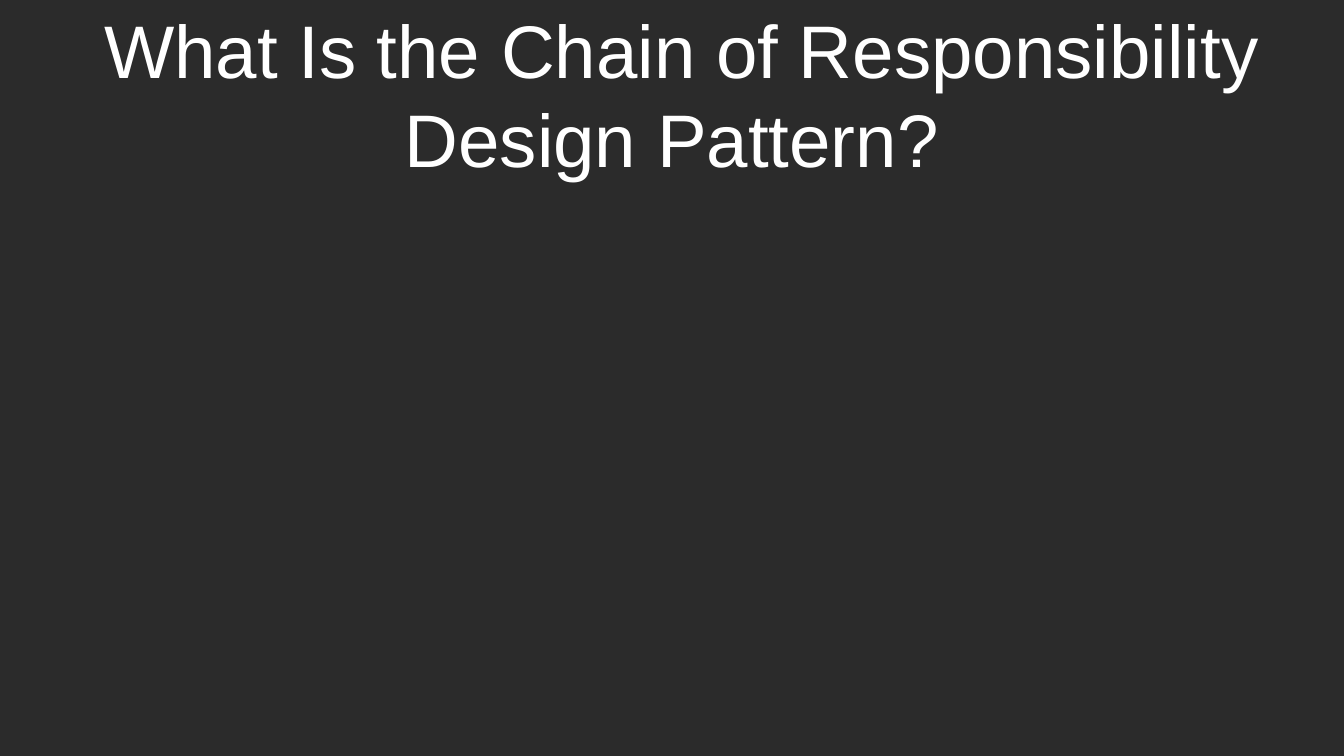
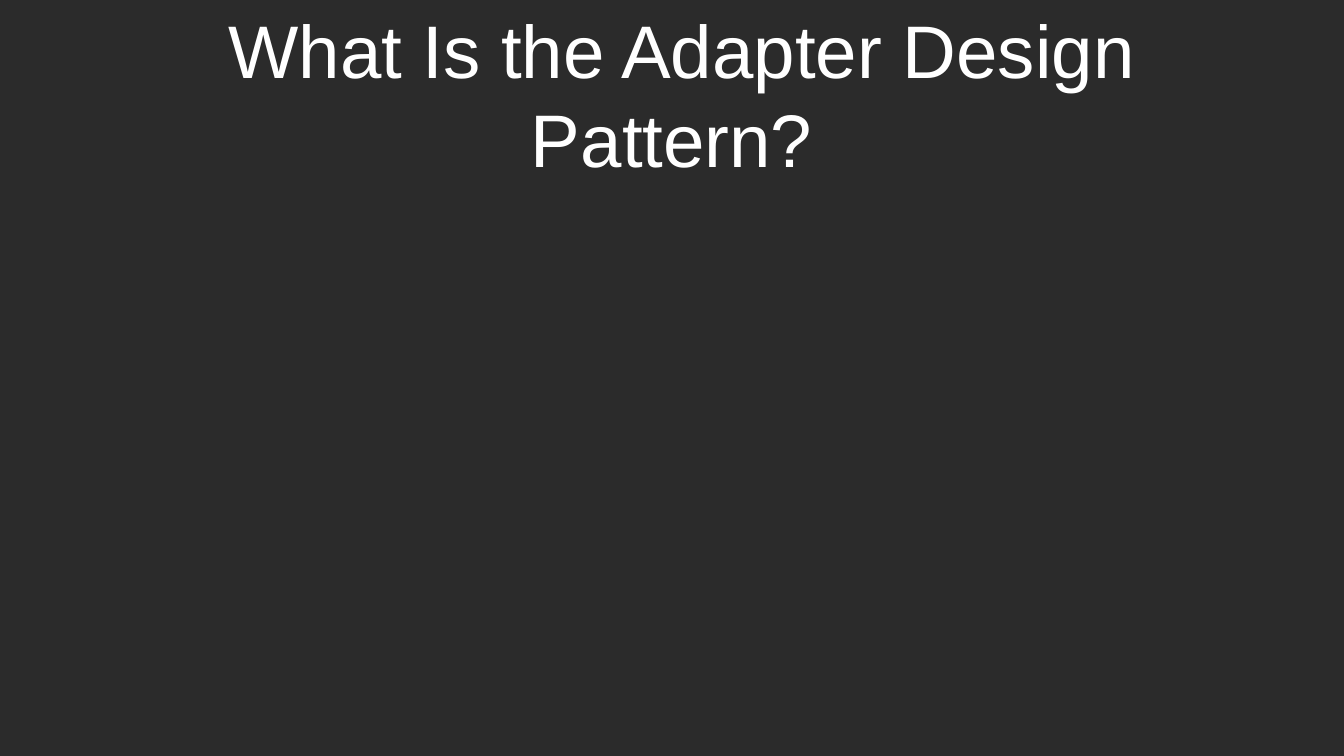
Before and after one commit to RayAndrade/JavaScriptStudy, a slide deck: slide 1 of Structural/Adapter/intro.odp. Drawn at 1344x756 pixels with LibreOffice and Linux fonts; fonts in the diff are those of the drawing; background and template pictures are left out; a plain dark background stands for a picture behind light text. Boxes give left, top, right and bottom in pixels: in the first picture for what was removed or moved away, otherwise in the second. Text is boxed around its words. In the diff, an @@ line names an element or a change of style, - is before the commit and + after.

```diff
--- a/Structural/Adapter/intro.odp
+++ b/Structural/Adapter/intro.odp
@@ title at [228,24,1135,168]: text changed @@
-What Is the Chain of Responsibility Design Pattern?
+What Is the Adapter Design Pattern?
```
Also in this commit, not shown: 6 other slides changed, 5 slides added, 5 slides removed, 11 other files.
